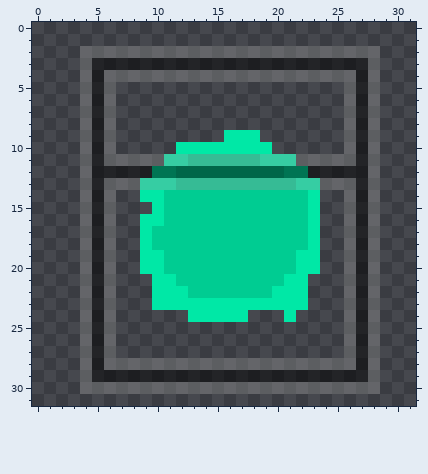
One commit to this pixel-art sprite: images/online_kube_4.png. Above: the version before the commit.
The file is 64x64 pixels, drawn in blocks of 2x2; one block is one cell here.
Now the later version:
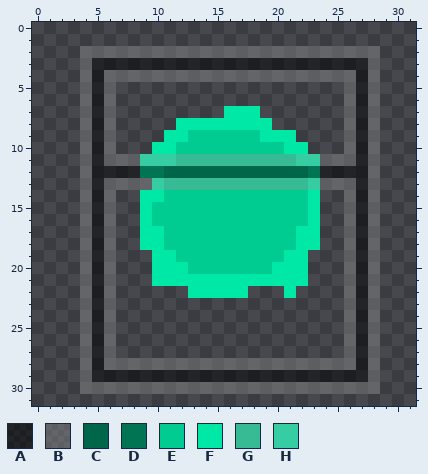
Palette (. is transparent): A #00000080  B #9c9c9c59  C #006649  D #007453  E #00cc92  F #00e8a6  G #36bb95  H #36cda3
Changes in this commit:
y 7: x 16..18 ... -> FFF
y 8: x 12..19 ........ -> FFFFFFFF
y 9: x 11..21 .....FFF... -> FFEEEEEEFFF
y 10: x 10..22 ..FFFFFFFF... -> FFEEEEEEEEEFF
y 11: x 9..10 BB -> HH; x 12 H -> G; x 19..23 HHHBB -> GGGHH
y 12: x 9 A -> D; x 11 D -> C; x 21..23 DDA -> CCD
y 13: x 9 H -> B; x 11 H -> G; x 22 H -> G
y 15: x 9..10 .F -> FE
y 16: x 10 F -> E
y 17..18: x 10 E -> F; x 22 E -> F
y 19: x 9 F -> .; x 11 E -> F; x 21 E -> F; x 23 F -> .
y 20: x 9 F -> .; x 11..12 EE -> FF; x 20..21 EE -> FF; x 23 F -> .
y 21: x 12..20 EEEEEEEEE -> FFFFFFFFF
y 22: x 10..20 FFFEEEEEEEF -> ...FFFFF...; x 22 F -> .
y 23: x 10..22 FFFFFFFFFFFFF -> .............
y 24: x 13..17 FFFFF -> .....; x 21 F -> .
